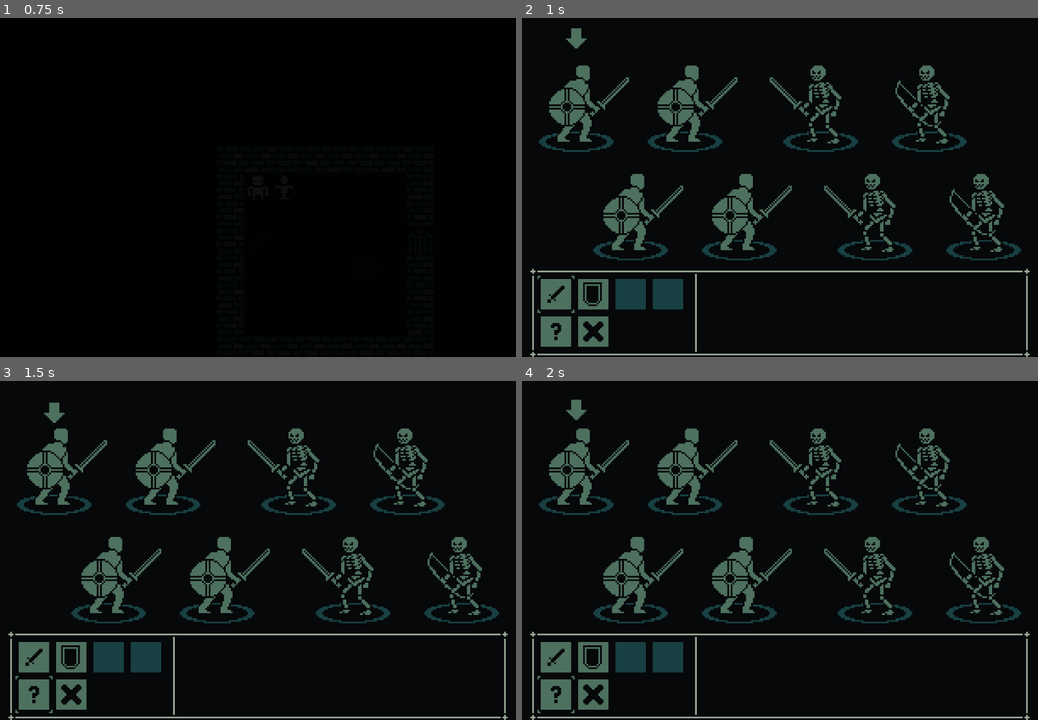
Above: before the commit, frames 1-4 (two rows, left to right).
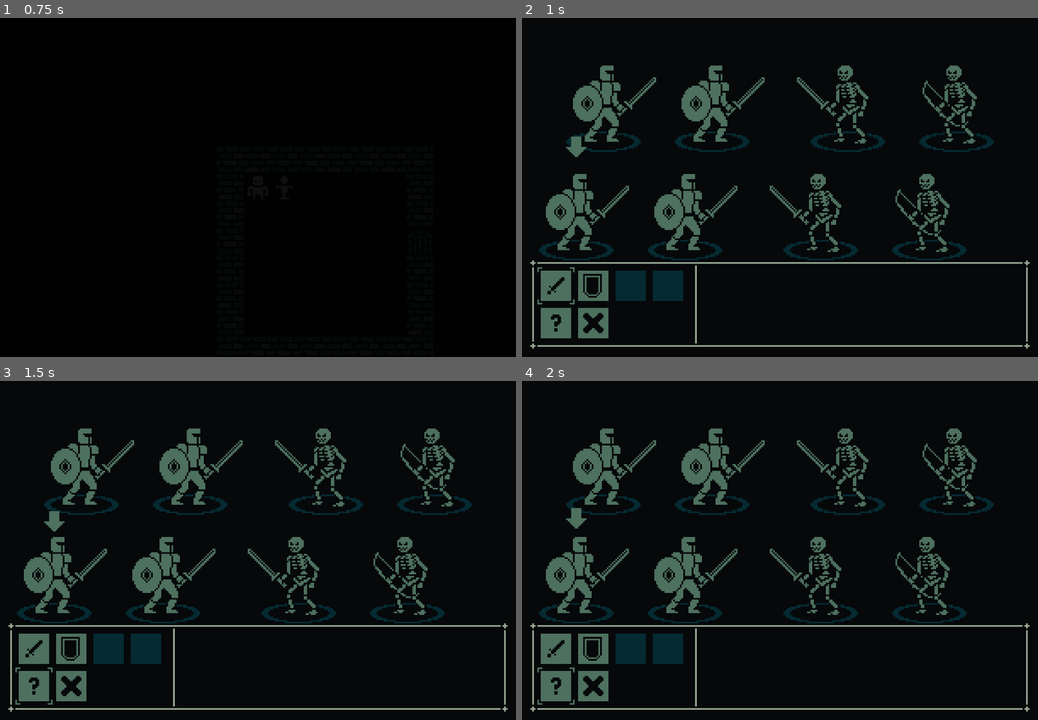
Above: after the commit, the same moments.

Repository: Paraldos/vampire-game
Game: Godot game, scene res://world.tscn
The game is run twice, just before and just after one commit, with the same random seed, the same clock (stepped at 60 frames per second) and the same inputs.
Inputs:
- Up to frame 1 (0.75 s): tap Enter at 0.5 s; hold D (right) from 0.53 s (still down)
- Up to frame 2 (1 s): keep holding D (right)
- Up to frame 3 (1.5 s): release D (right) at 1.28 s; hold S (down) from 1.28 s (still down)
- Up to frame 4 (2 s): keep holding S (down)

Frame 1 is identical in both runs. In frame 2, 19% of the frame differs, in the area x 1-99%, y 3-100%; in frame 3, 19%, in the area x 1-99%, y 6-100%; in frame 4, 19%.

Commit message:
refined artwork

Diff:
--- a/combat/action_btn.gd
+++ b/combat/action_btn.gd
@@ -15,8 +15,8 @@
 	had_focus = true
 
 func update() -> void:
-	disabled = action == null
-	if disabled: return
+	button_disabled = action == null
+	if button_disabled: return
 	icon = action.img
 
 func _on_action_selected(_selected_action: CombatAction):
--- a/combat/character_display.gd
+++ b/combat/character_display.gd
@@ -9,6 +9,7 @@
 var character: Character
 
 func _ready() -> void:
+	target_btn.button_disabled = true
 	if slot == -1:
 		queue_free()
 		return
@@ -21,8 +22,7 @@
 
 func _on_action_selected(selected_action: CombatAction) -> void:
 	var frontline := Combat.FRONTLINE_SLOTS.has(slot)
-	target_btn.disabled = !selected_action.can_target(is_hero, frontline)
-	target_btn.grab_focus()
+	target_btn.button_disabled = !selected_action.can_target(is_hero, frontline)
 
 func _on_activate_character(activted_character : Character):
 	active_indicator.visible = activted_character == character
--- a/combat/character_display.tscn
+++ b/combat/character_display.tscn
@@ -13,6 +13,7 @@
 [sub_resource type="StyleBoxTexture" id="StyleBoxTexture_7x2a6"]
 texture = SubResource("AtlasTexture_fra55")
 texture_margin_bottom = 16.0
+expand_margin_bottom = 24.0
 
 [sub_resource type="AtlasTexture" id="AtlasTexture_mjf7x"]
 atlas = ExtResource("3_fra55")
@@ -21,6 +22,7 @@
 [sub_resource type="StyleBoxTexture" id="StyleBoxTexture_mjf7x"]
 texture = SubResource("AtlasTexture_mjf7x")
 texture_margin_bottom = 16.0
+expand_margin_bottom = 24.0
 
 [sub_resource type="AtlasTexture" id="AtlasTexture_gbtqw"]
 atlas = ExtResource("3_fra55")
@@ -29,11 +31,15 @@
 [sub_resource type="StyleBoxTexture" id="StyleBoxTexture_xstdr"]
 texture = SubResource("AtlasTexture_gbtqw")
 texture_margin_bottom = 16.0
+expand_margin_bottom = 24.0
+
+[sub_resource type="StyleBoxEmpty" id="StyleBoxEmpty_wcbwo"]
 
 [sub_resource type="Theme" id="Theme_fra55"]
 Button/styles/disabled = SubResource("StyleBoxTexture_7x2a6")
 Button/styles/focus = SubResource("StyleBoxTexture_mjf7x")
 Button/styles/normal = SubResource("StyleBoxTexture_xstdr")
+Button/styles/pressed = SubResource("StyleBoxEmpty_wcbwo")
 
 [sub_resource type="AtlasTexture" id="AtlasTexture_7x2a6"]
 atlas = ExtResource("2_7x2a6")
@@ -83,11 +89,10 @@
 [node name="TargetBtn" type="Button" parent="." unique_id=1550870138]
 unique_name_in_owner = true
 offset_left = -24.0
-offset_top = -24.0
+offset_top = -8.0
 offset_right = 24.0
-offset_bottom = 32.0
+offset_bottom = 8.0
 theme = SubResource("Theme_fra55")
-disabled = true
 script = ExtResource("3_mjf7x")
 metadata/_custom_type_script = "uid://cdtalwuv8lr8f"
 
--- a/combat/combat_window.gd
+++ b/combat/combat_window.gd
@@ -2,8 +2,18 @@
 # CombatWindow
 
 const CHARACTER_DISPLAY = preload("uid://5ahfy3gthgwu")
-@onready var player_slots: Node2D = %PlayerSlots
-@onready var enemy_slots: Node2D = %EnemySlots
+@onready var enemy_slots := [
+	%EnemySlot0,
+	%EnemySlot1,
+	%EnemySlot2,
+	%EnemySlot3,
+]
+@onready var hero_slots := [
+	%HeroSlot0,
+	%HeroSlot1,
+	%HeroSlot2,
+	%HeroSlot3,
+]
 
 func _ready() -> void:
 	GameData.game_state = Enums.GAME_STATES.COMBAT
@@ -11,13 +21,13 @@
 	_create_displays(PlayerManager.hero_formation, true)
 
 func _create_displays(formation : Array, is_hero_display := false):
-	var slots := player_slots if is_hero_display else enemy_slots
-	for i in 4:
+	var slots := hero_slots if is_hero_display else enemy_slots
+	for i in Combat.COMBAT_SIZE:
 		var character := formation[i] as Character
 		if character == null:
 			continue
-		var display = CHARACTER_DISPLAY.instantiate()
+		var display := CHARACTER_DISPLAY.instantiate()
 		display.slot = i
 		display.character = character
 		display.is_hero = is_hero_display
-		slots.get_child(i).add_child(display)
+		slots[i].add_child(display)
--- a/combat/combat_window.tscn
+++ b/combat/combat_window.tscn
@@ -15,42 +15,42 @@
 color = Color(0.023529412, 0.03137255, 0.039215688, 1)
 metadata/_edit_lock_ = true
 
-[node name="Control" type="Control" parent="." unique_id=1507578053]
-layout_mode = 3
-anchors_preset = 15
-anchor_right = 1.0
-anchor_bottom = 1.0
-grow_horizontal = 2
-grow_vertical = 2
+[node name="HeroSlot0" type="Marker2D" parent="ColorRect" unique_id=344330036]
+unique_name_in_owner = true
+position = Vector2(48, 48)
 
-[node name="PlayerSlots" type="Node2D" parent="Control" unique_id=1841714408]
+[node name="HeroSlot1" type="Marker2D" parent="ColorRect" unique_id=841562566]
 unique_name_in_owner = true
+position = Vector2(112, 48)
 
-[node name="HeroSlot1" type="Marker2D" parent="Control/PlayerSlots" unique_id=841562566]
-position = Vector2(96, 48)
+[node name="EnemySlot0" type="Marker2D" parent="ColorRect" unique_id=2112788354]
+unique_name_in_owner = true
+position = Vector2(192, 48)
 
-[node name="HeroSlot2" type="Marker2D" parent="Control/PlayerSlots" unique_id=666145081]
-position = Vector2(128, 112)
+[node name="EnemySlot2" type="Marker2D" parent="ColorRect" unique_id=852865614]
+unique_name_in_owner = true
+position = Vector2(256, 48)
 
-[node name="HeroSlot3" type="Marker2D" parent="Control/PlayerSlots" unique_id=344330036]
-position = Vector2(32, 48)
+[node name="HeroSlot2" type="Marker2D" parent="ColorRect" unique_id=503873283]
+unique_name_in_owner = true
+position = Vector2(32, 112)
 
-[node name="HeroSlot4" type="Marker2D" parent="Control/PlayerSlots" unique_id=503873283]
-position = Vector2(64, 112)
+[node name="HeroSlot3" type="Marker2D" parent="ColorRect" unique_id=666145081]
+unique_name_in_owner = true
+position = Vector2(96, 112)
 
-[node name="EnemySlots" type="Node2D" parent="Control" unique_id=97245352]
+[node name="EnemySlot1" type="Marker2D" parent="ColorRect" unique_id=1625402426]
 unique_name_in_owner = true
+position = Vector2(176, 112)
 
-[node name="EnemySlot0" type="Marker2D" parent="Control/EnemySlots" unique_id=2112788354]
-position = Vector2(176, 48)
+[node name="EnemySlot3" type="Marker2D" parent="ColorRect" unique_id=959659981]
+unique_name_in_owner = true
+position = Vector2(240, 112)
 
-[node name="EnemySlot1" type="Marker2D" parent="Control/EnemySlots" unique_id=1625402426]
-position = Vector2(208, 112)
-
-[node name="EnemySlot2" type="Marker2D" parent="Control/EnemySlots" unique_id=852865614]
-position = Vector2(240, 48)
-
-[node name="EnemySlot3" type="Marker2D" parent="Control/EnemySlots" unique_id=959659981]
-position = Vector2(272, 112)
-
-[node name="CombatControlls" parent="." unique_id=120188225 instance=ExtResource("2_gbtqw")]
+[node name="CombatControlls" parent="ColorRect" unique_id=120188225 instance=ExtResource("2_gbtqw")]
+layout_mode = 1
+anchors_preset = 12
+anchor_top = 1.0
+offset_top = -57.0
+offset_bottom = 0.0
+grow_vertical = 0
--- a/data/combat_actions/pass.tres
+++ b/data/combat_actions/pass.tres
@@ -1,14 +1,16 @@
 [gd_resource type="Resource" script_class="CombatAction" format=3 uid="uid://cw20rruuk1qco"]
 
-[ext_resource type="Texture2D" uid="uid://s2xebhigljv4" path="res://assets/images/actions.png" id="1_bt6d0"]
-[ext_resource type="Script" uid="uid://dmyvvs8hheiig" path="res://data/templates/combat_action.gd" id="1_s8jwe"]
+[ext_resource type="Texture2D" uid="uid://s2xebhigljv4" path="res://assets/images/actions.png" id="1_cugo8"]
+[ext_resource type="Script" uid="uid://dmyvvs8hheiig" path="res://data/templates/combat_action.gd" id="2_yw2hx"]
 
 [sub_resource type="AtlasTexture" id="AtlasTexture_bt6d0"]
-atlas = ExtResource("1_bt6d0")
+atlas = ExtResource("1_cugo8")
 region = Rect2(0, 16, 16, 16)
 
 [resource]
-script = ExtResource("1_s8jwe")
+script = ExtResource("2_yw2hx")
 title = "Pass"
 img = SubResource("AtlasTexture_bt6d0")
+hero_targets = 0
+enemy_targets = 0
 metadata/_custom_type_script = "uid://dmyvvs8hheiig"
--- a/manager/default_btn.gd
+++ b/manager/default_btn.gd
@@ -1,6 +1,20 @@
 extends Button
 class_name DefaultBtn
+
+var button_disabled: bool:
+	get:
+		return disabled
+	set(value):
+		disabled = value
+		focus_mode = (
+			Control.FOCUS_NONE
+			if value
+			else Control.FOCUS_ALL
+		)
+		if value and has_focus():
+			release_focus()
 
 func _init() -> void:
 	mouse_filter = Control.MOUSE_FILTER_IGNORE
 	focus_mode = Control.FOCUS_ALL
+	button_disabled = disabled
Binary file changed: assets/images/battle_characters.aseprite
Binary file changed: assets/images/battle_characters.png
Binary file changed: assets/images/button.aseprite
Binary file changed: assets/images/button.png
Binary file changed: assets/images/target_btn-Sheet.png
Binary file changed: assets/images/target_btn.aseprite
